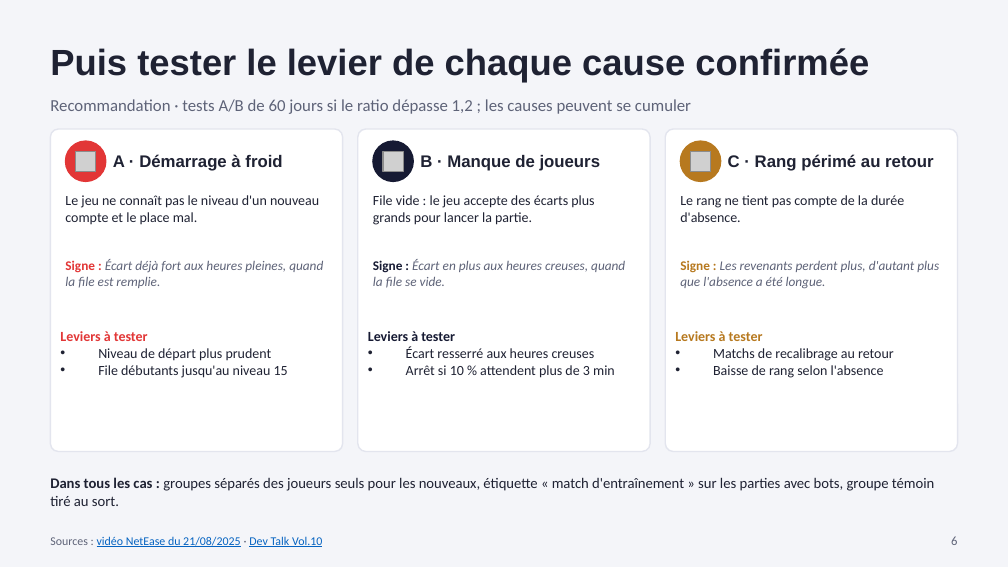
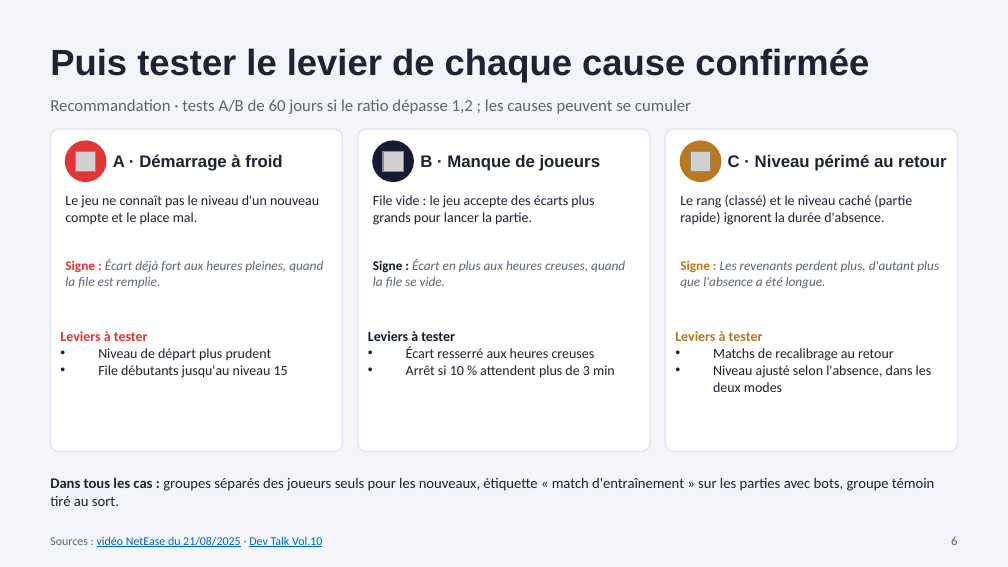
Before and after one commit to noeantoniov1-crypto/SOCIO, a slide deck: slide 6 of docs/presentation/pitch_marvel_rivals_netease.pptx. Drawn at 1008x567 pixels with LibreOffice and Linux fonts; fonts in the diff are those of the drawing; grey boxes stand for pictures. Boxes give left, top, right and bottom in pixels: in the first picture for what was removed or moved away, otherwise in the second. Text is boxed around its words. In the diff, an @@ line names an element or a change of style, - is before the commit and + after.

```diff
--- a/docs/presentation/pitch_marvel_rivals_netease.pptx
+++ b/docs/presentation/pitch_marvel_rivals_netease.pptx
@@ text at [728, 154, 946, 171]: text changed @@
-C · Rang périmé au retour
+C · Niveau périmé au retour
@@ text at [680, 195, 912, 225]: text changed @@
-Le rang ne tient pas compte de la durée d'absence.
+Le rang (classé) et le niveau caché (partie rapide) ignorent la durée d'absence.
@@ text at [713, 365, 932, 392]: text changed @@
-• Baisse de rang selon l'absence
+• Niveau ajusté selon l'absence, dans les deux modes
```
Also in this commit, not shown: 4 other slides changed, 1 other file.
